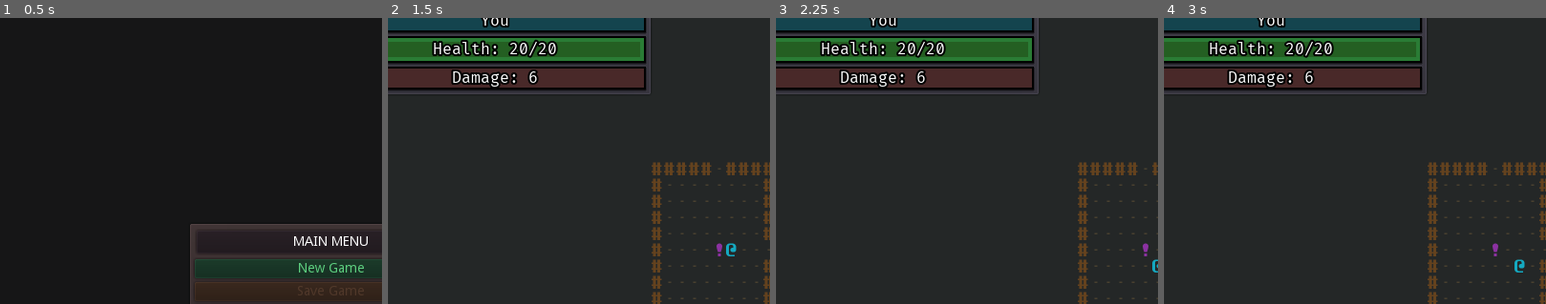
Above: before the commit, frames 1-4 (left to right).
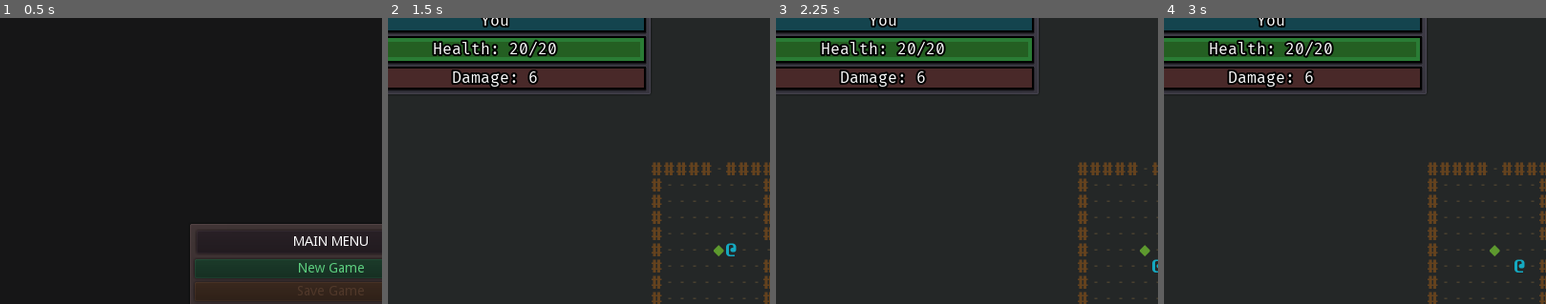
Above: after the commit, the same moments.

Repository: ZenCoderGames/ZRoguelikeGame
Game: Godot game, scene res://scene/main/MainScene.tscn
Two runs of this game, one before a commit and one after it. Both use one fixed random seed, a clock stepped at 60 frames per second and the inputs below.
Inputs:
- Up to frame 1 (0.5 s): no input
- Up to frame 2 (1.5 s): click "New Game" at 0.5 s; tap Enter at 1.25 s; hold Right (move_right) from 1.28 s (still down); tap S (cam_move_down) at 1.35 s
- Up to frame 3 (2.25 s): tap Space at 2 s; release Right (move_right) at 2.03 s; hold Down (move_down) from 2.03 s (still down); tap A (cam_move_left) at 2.1 s
- Up to frame 4 (3 s): tap Enter at 2.75 s; release Down (move_down) at 2.78 s; hold Right (move_right) from 2.78 s (still down); tap D (cam_move_right) at 2.85 s
The pictures show only the part of the screen within x 7-57%, y 3-53%; the shares and areas given below are measured in that part.

Frame 1 is identical in both runs. In frame 2, less than 0.1% of the frame differs, in the area x 85-88%, y 78-84%; in frame 3, less than 0.1%; in frame 4, less than 0.1%.

Commit message:
fix for item max count issue  and race condition bug

Diff:
--- a/scripts/battle/Dungeon.gd
+++ b/scripts/battle/Dungeon.gd
@@ -267,7 +267,7 @@
 			if itemData.tier > dungeonData.itemHeighestTier:
 				continue
 
-			if itemSpawnedMap.has(itemData.id) and itemSpawnedMap[itemData.id]>itemData.maxCount:
+			if itemSpawnedMap.has(itemData.id) and itemSpawnedMap[itemData.id]>=itemData.maxCount:
 				continue
 
 			if itemData.tier>=1:
@@ -291,7 +291,7 @@
 				if itemData.tier > dungeonData.itemHeighestTier:
 					continue
 
-				if itemSpawnedMap.has(itemData.id) and itemSpawnedMap[itemData.id]>itemData.maxCount:
+				if itemSpawnedMap.has(itemData.id) and itemSpawnedMap[itemData.id]>=itemData.maxCount:
 					continue
 
 				if itemData.tier <= dungeonData.itemHeighestTier:
--- a/scripts/battle/ui/CharacterUI.gd
+++ b/scripts/battle/ui/CharacterUI.gd
@@ -58,7 +58,8 @@
 func _on_stat_changed(characterRef):
 	baseContainer.self_modulate = baseContainerFlashColor
 	healthBar.self_modulate = healthBarFlashColor
-	yield(get_tree().create_timer(0.075), "timeout")
+	if get_tree()!=null:
+		yield(get_tree().create_timer(0.075), "timeout")
 	_update_base_ui()
 	healthBar.self_modulate = originalHealthBarColor
 	baseContainer.self_modulate = Color.white
